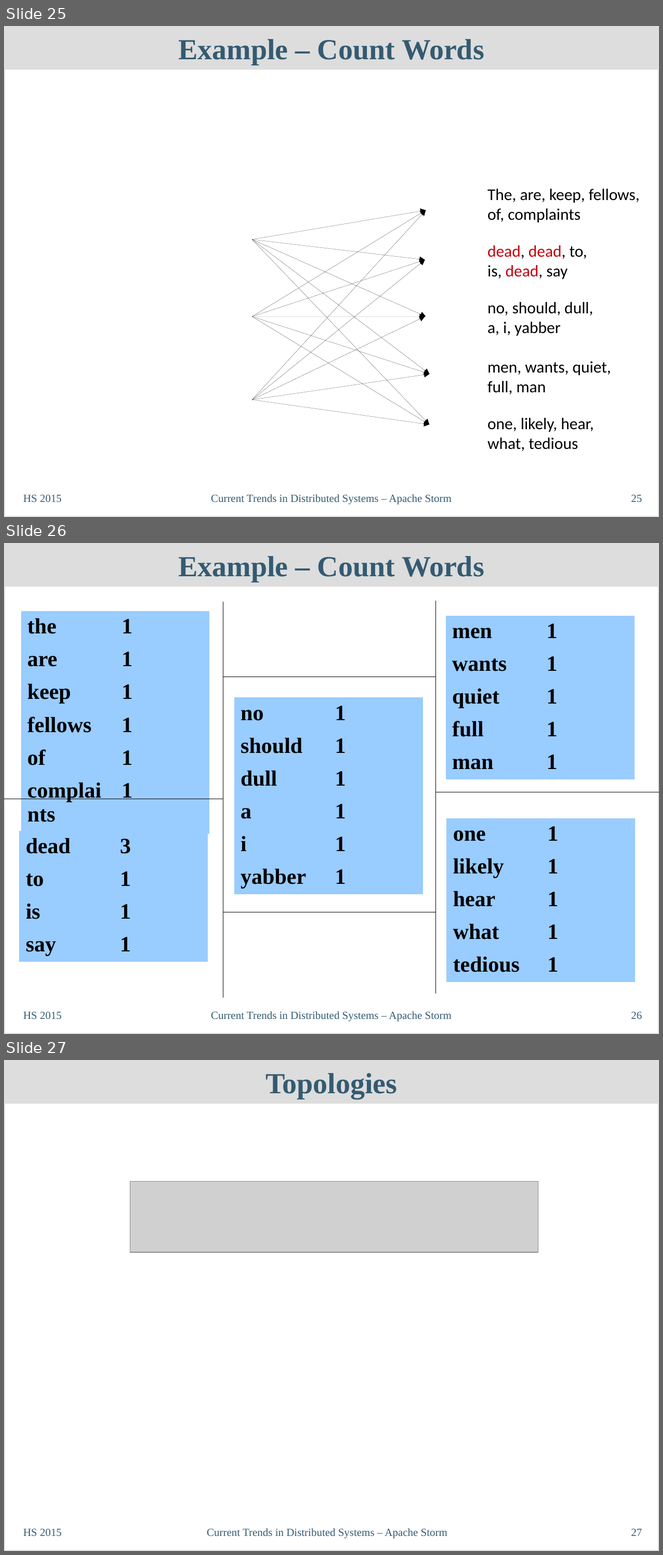
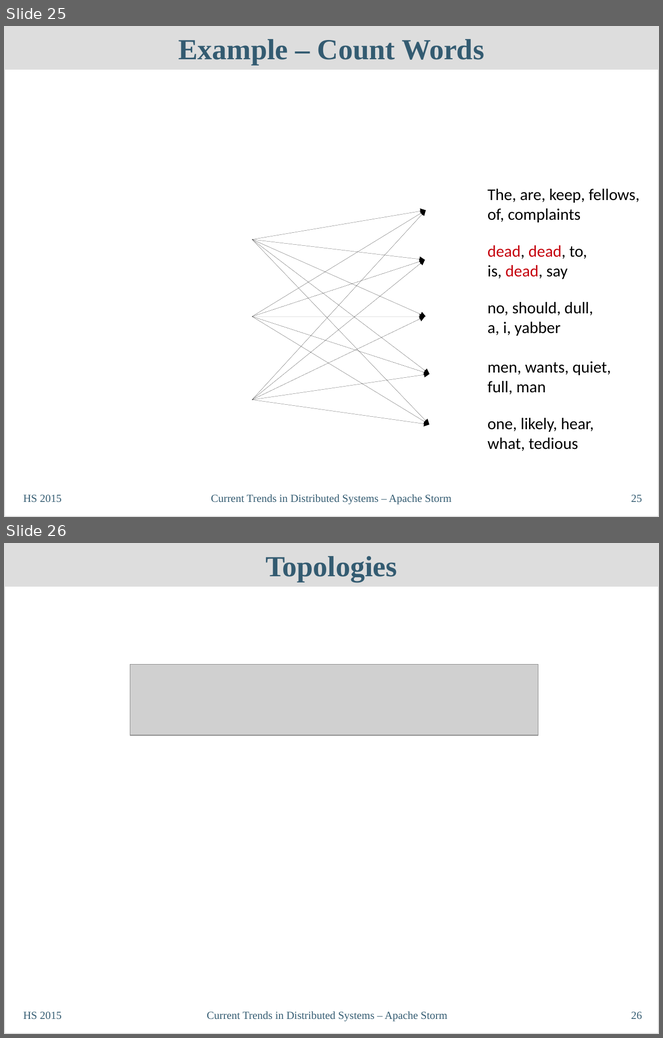
Before and after one commit to philipp-oldenburg/ctds-storm, a slide deck: Storm-Referat/CT-Präsentation - Final.odp. Shown one above the other, each under a label of ours: slides 25, 26 and 27 before the commit, slides 25 and 26 after it. The pictures are 663x1555 and 663x1038 pixels, drawn with LibreOffice and Linux fonts; fonts in the diff are those of the drawing; grey boxes stand for pictures; background and template pictures are left out. Boxes give left, top, right and bottom in pixels: in the first picture for what was removed or moved away, otherwise in the second. Text is boxed around its words. In the diff, an @@ line names an element or a change of style, - is before the commit and + after.

Commit message:
removed unnecessary slide

```diff
--- a/Storm-Referat/CT-Präsentation - Final.odp
+++ b/Storm-Referat/CT-Präsentation - Final.odp
@@ slide 26 removed at (4,543,659,1034), background #FFFFFF; not listed: 1 template element that a slide beside it also shows @@
@@ title removed at (4,543,659,587) @@
-Example – Count Words
@@ line removed from (223, 602) to (223, 997) @@
@@ line removed from (436, 601) to (436, 993) @@
@@ table removed at (21,611,210,801), 6 rows, 2 columns @@
-the | 1
-are | 1
-keep | 1
-fellows | 1
-of | 1
-complaints | 1
@@ table removed at (445,616,634,772), 5 rows, 2 columns @@
-men | 1
-wants | 1
-quiet | 1
-full | 1
-man | 1
@@ line removed from (223, 677) to (436, 677) @@
@@ table removed at (234,697,423,891), 6 rows, 2 columns @@
-no | 1
-should | 1
-dull | 1
-a | 1
-i | 1
-yabber | 1
@@ line removed from (436, 792) to (659, 792) @@
@@ line removed from (4, 799) to (222, 799) @@
@@ table removed at (447,819,636,975), 5 rows, 2 columns @@
-one | 1
-likely | 1
-hear | 1
-what | 1
-tedious | 1
@@ table removed at (19,831,208,958), 4 rows, 2 columns @@
-dead | 3
-to | 1
-is | 1
-say | 1
@@ line removed from (223, 913) to (436, 913) @@
@@ text removed at (23,1012,62,1019) @@
-HS 2015
@@ text removed at (211,1012,452,1022) @@
-Current Trends in Distributed Systems – Apache Storm
@@ page number removed at (631,1012,642,1019) @@
-26
@@ what was slide 27 is now slide 26 @@
@@ page number at (631,1012,642,1019): text changed @@
-27
+26
```
